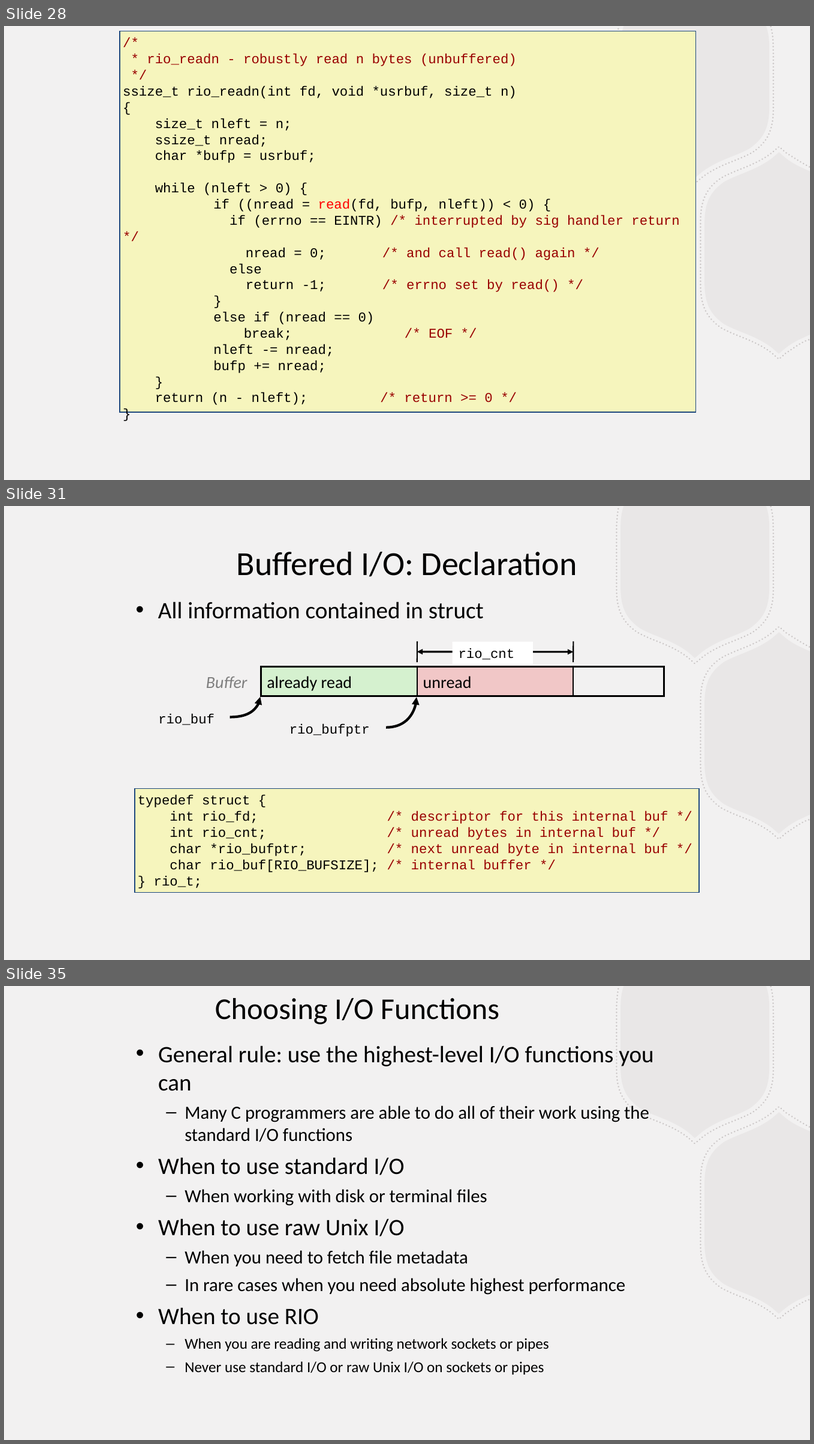
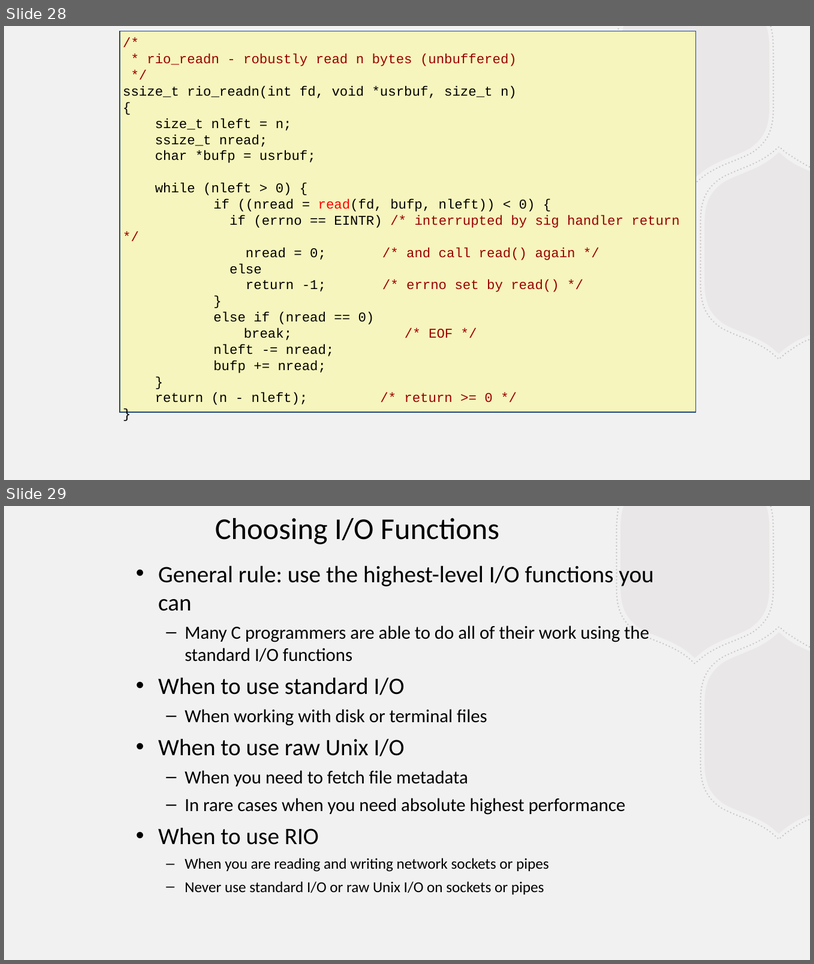
Before and after one commit to BillJr99/Ursinus-CS376, a slide deck: files/lectures/fileio.pptx. Shown one above the other, each under a label of ours: slides 28, 31 and 35 before the commit, slides 28 and 29 after it; the slides between them are not shown. The pictures are 814x1444 and 814x964 pixels, drawn with LibreOffice and Linux fonts; fonts in the diff are those of the drawing. Boxes give left, top, right and bottom in pixels: in the first picture for what was removed or moved away, otherwise in the second. Text is boxed around its words. In the diff, an @@ line names an element or a change of style, - is before the commit and + after.

```diff
--- a/files/lectures/fileio.pptx
+++ b/files/lectures/fileio.pptx
@@ slide 31 removed at <box>4,506,810,960</box>, background #F2F1F1; not listed: 4 template elements that a slide beside it also shows @@
@@ text removed at <box>237,552,578,577</box> @@
-Buffered I/O: Declaration
@@ text removed at <box>158,601,484,619</box> @@
-• All information contained in struct
@@ line removed from (417, 662) to (418, 642) @@
@@ rectangle removed at <box>453,642,533,664</box> @@
-rio_cnt
@@ line removed from (574, 662) to (574, 642) @@
@@ rectangle removed at <box>261,667,417,696</box> @@
-already read
@@ rectangle removed at <box>261,667,665,696</box> @@
@@ rectangle removed at <box>417,667,573,696</box> @@
-unread
@@ double arrow removed from (417, 652) to (574, 652) @@
@@ text removed at <box>206,676,248,688</box> @@
-Buffer
@@ freeform shape removed at <box>230,697,260,717</box> @@
@@ freeform shape removed at <box>386,697,417,727</box> @@
@@ text removed at <box>158,714,215,725</box> @@
-rio_buf
@@ text removed at <box>290,724,370,736</box> @@
-rio_bufptr
@@ rectangle removed at <box>135,789,699,892</box> @@
-typedef struct {
-int rio_fd; /* descriptor for this internal buf */
-int rio_cnt; /* unread bytes in internal buf */
-char *rio_bufptr; /* next unread byte in internal buf */
-char rio_buf[RIO_BUFSIZE]; /* internal buffer */
-} rio_t;
@@ what was slide 35 is now slide 29 @@
```
Also in this commit, not shown: 8 other slides removed, 1 other file.
